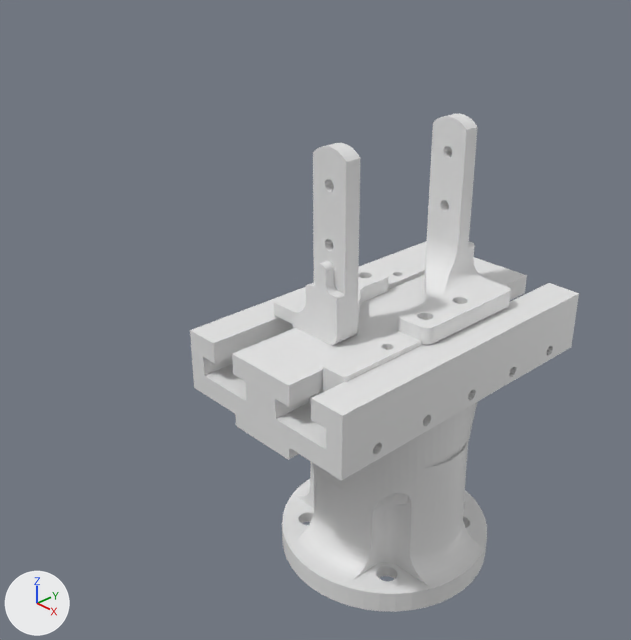
The Blender file STLFiles/Gripper.blend as it was, and as the next commit left it.
The view is the same before and after, from a 50 mm camera at (0.14, -0.158, 0.081) aimed at (-0.041, 0.011, -0.04). The lights are fixed; the arrows at lower left show +X, +Y and +Z.

Objects in the first picture: 'Gripper2', 'Gripper3', 'UR3Link7'.
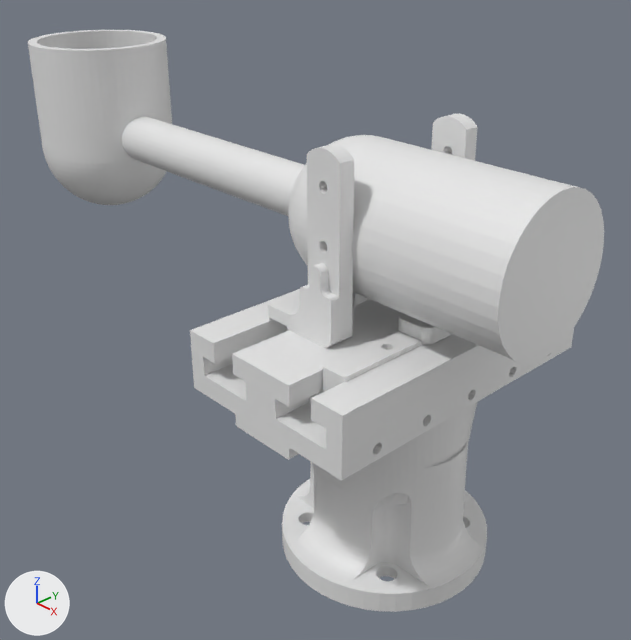
Pixel boxes (x1, y1, x2, y2) of what changed, in the pictures (631 x 640 px):
'Shield', added
    after: (28, 30, 604, 363)
'Gripper3', moved
    before: (274, 143, 426, 345)
    after: (268, 144, 369, 348)
'Gripper2', unchanged, covered by the edit
    before: (309, 114, 511, 405)
    after: (309, 114, 478, 405)

What the commit changed:
Mesh me_shield is new.
It has 3537 vertices, 7058 faces and spans x -0.023..0.023, y 0.0..0.208, z -0.028..0.03.
Object 'Gripper3' (ob_gripper3) moves from (-0.0022, 0.0202, -0.0202) to (-0.0022, 0.0183, -0.0202).
Object 'Shield' (ob_shield) is new; it shows me_shield.
Its location is (0.047, 0.0, 0.0052).
Its rotation in degrees is (0, 0, 90).
